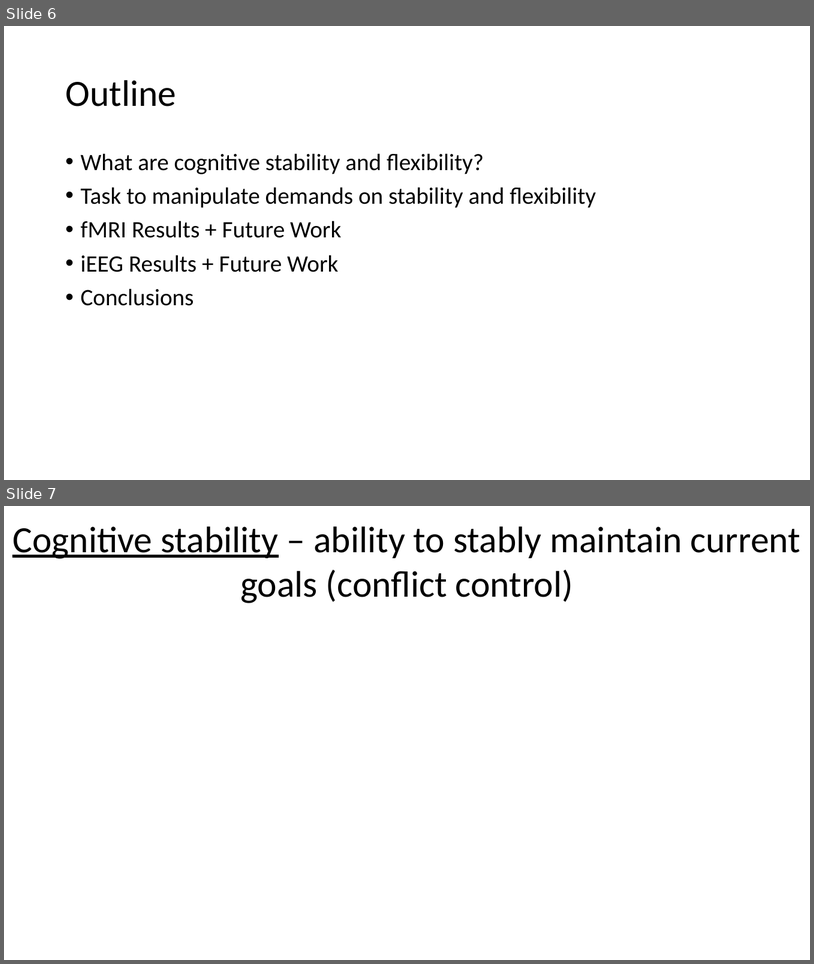
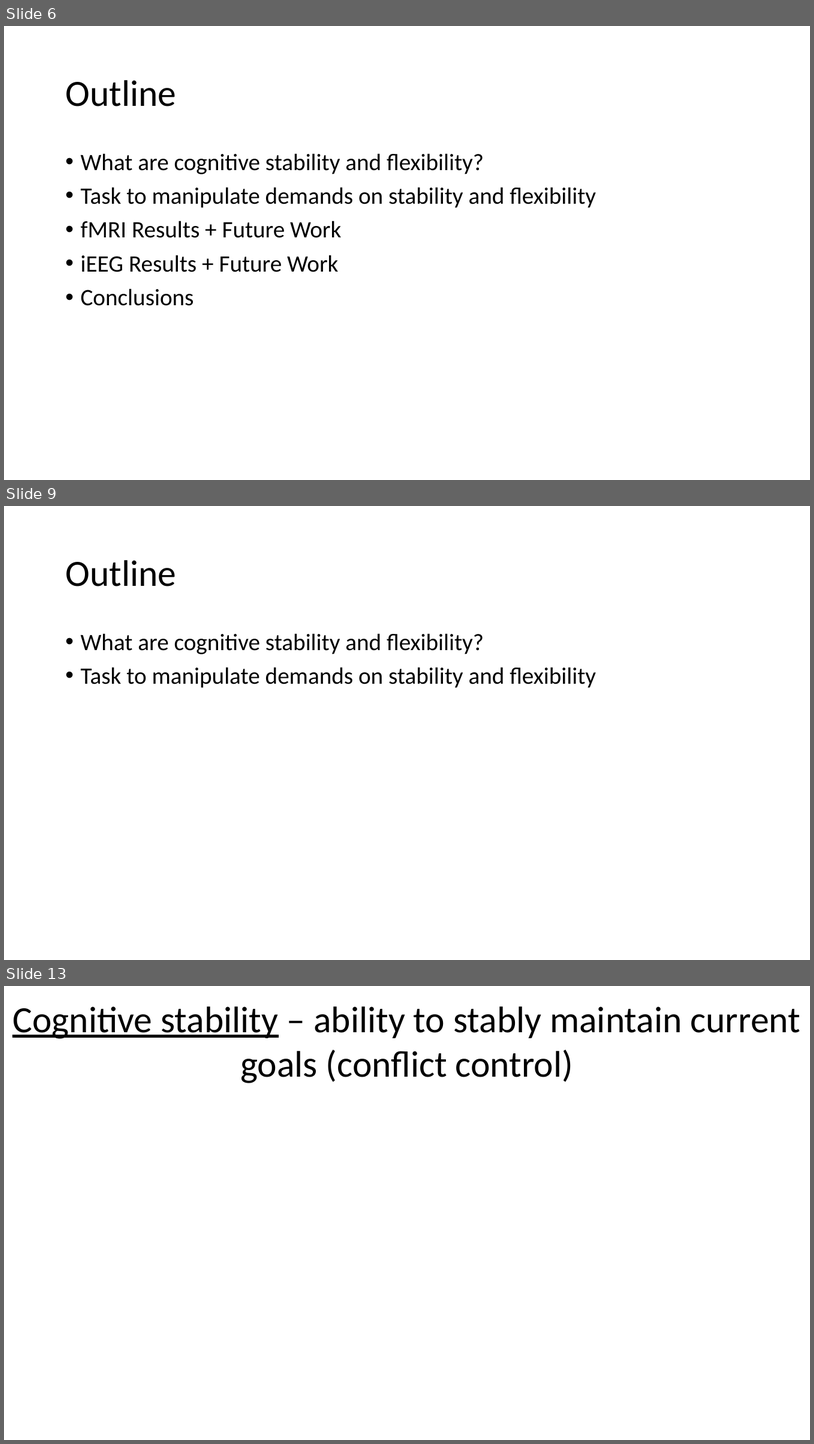
Before and after one commit to jimzhang629/third_year_talk, a slide deck: thirdYearTalk_JZ1.pptx. Shown one above the other, each under a label of ours: slides 6 and 7 before the commit, slides 6, 9 and 13 after it; the slides between them are not shown. The pictures are 814x964 and 814x1444 pixels, drawn with LibreOffice and Linux fonts; fonts in the diff are those of the drawing. Boxes give left, top, right and bottom in pixels: in the first picture for what was removed or moved away, otherwise in the second. Text is boxed around its words. In the diff, an @@ line names an element or a change of style, - is before the commit and + after.

```diff
--- a/thirdYearTalk_JZ1.pptx
+++ b/thirdYearTalk_JZ1.pptx
@@ slide 9 added at [4, 506, 810, 960], background #FFFFFF @@
@@ title added at [65, 560, 176, 586], 44 pt, text #000000 @@
+Outline
@@ text added at [81, 633, 596, 688], 28 pt, text #000000 @@
+• What are cognitive stability and flexibility?
+• Task to manipulate demands on stability and flexibility
@@ what was slide 7 is now slide 13 @@
```
Also in this commit, not shown: 10 other slides added.
